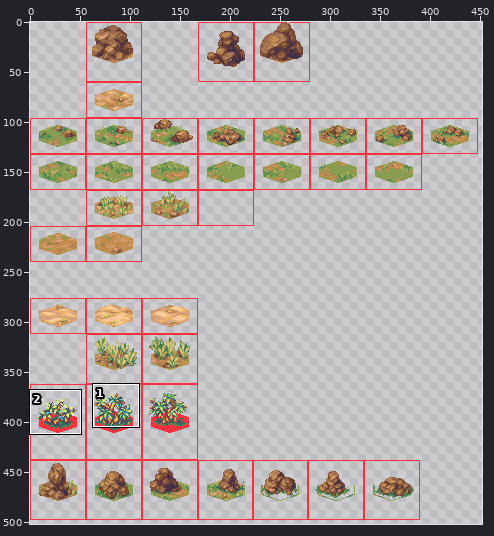
One commit to this sprite sheet: public/assets/hex-tile-experiment-tiles.png. Above, an overview of the earlier version with the close-up marked.
Close-up. Earlier state:
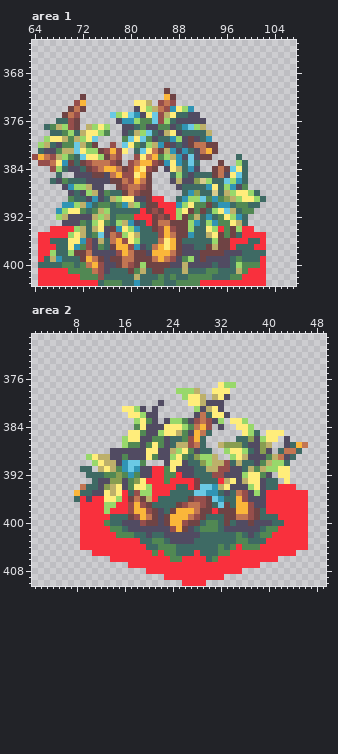
The file is 648x564 pixels. Shown: area 1: x 64..107, y 363..403; area 2: x 1..49, y 369..410. The wide view leaves out empty margins. The commit also changed other parts of the picture, which this record leaves out.
After:
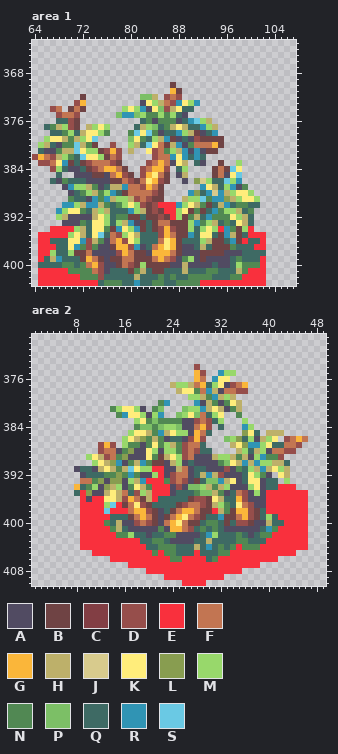
Palette (. is transparent): A #514b62  B #6f4344  C #823e44  D #964e4b  E #f9303d  F #c27552  G #fab63a  H #bdb06a  J #d8cb8d  K #ffed7b  L #889d50  M #98d86b  N #518853  P #7cbf66  Q #3e6a64  R #3094b4  S #6ac9e4
The edit:
Changed rows in their new state; - is an unchanged pixel.
Area 1:
first column x 67:
370 --------------------B---------------
371 -------------------.GB--------------
372 ---------------PPH-DFD--------------
373 --------------.AKMH--RKMR-----------
374 DF----------MKMRAKP-H-QQ------------
375 -DF-------.PRRPMNNMNM-A..-----------
376 -----------....Q-ANNN-QRSMH---------
377 ------------..-HMPQ-HKHQQRMH--------
378 ------------.NSK-N-QQRMHBAQR--------
379 ------------.P-NQMHRBAQADBBBB-------
380 ------------.MH-SKF-HR-N--FGB-------
381 ------------.H..-DFNMH-ARAB---------
382 --------------...DFFRKRQRQ.----.----
383 -------------...DFGFAKH.-A------.---
384 -------------..DFGGD.QM..-------.---
385 -------------B.DGKFB.AH....-----.---
386 --------------B-KGDB..-.--------.---
387 -------N-QHHR---GFB--....RKH--------
388 -----N--NMR---FFFDB---.---R-R-----.-
389 --------NR--MHDFDBB--.H-----R------.
390 -------RH---MK-D-D------H---H-------
391 -------HMH---RMH-----------RNMMHQ---
392 --------KM---BBQB----------N-NKMHQ--
393 -------K-M-----BQ--------N-HQ-QKHQ--
394 -------K-N-----B---------M---RNBM---
395 -------K-Q---------------KKQ-RHBQ---
396 -------HNA---------------MHB-QRB----
397 -------NAA---------------HQB--N-----
Area 2:
first column x 8:
374 --------------------D------------------
375 --------------------GD--RMM------------
376 --------------------GF-RKK-------------
377 ----------------HMMHFGQM-ADFG----------
378 -----------------HKKNFRHAFFDD----------
379 ------------------.MM-NRHMH------------
380 --------------NR---.RAHN-NKH-----------
381 ------NM-----NP---PM-R--HANH-----------
382 -------NR----MR--PMKP--M-.-N-----------
383 -------------PNNNNA----Q--..-----------
384 -----------PPNPMMPAA----Q--.R----------
385 ---------M-KHNRH-MM---------LK--HHH----
386 ----------HLNH----A--D---PML-M-HM--DFGF
387 ----DGD--------MHNDF----..HKLRRMKQQFFD.
388 ----DFF-NL---M-MMNDFD----..H--HM-FFDD.-
389 -----DFNL-----BHKMDFAAA-MMHN--MR-ND..--
390 ------LRANHRNBB-HM--AAAANPK-RHRMMHH----
391 A--A----H-KMM--AAHF---AAA--N-MHRHKMH---
392 -A-----------M-ADFF--HRH----Q-M----H---
393 -FFNL----MHR----DFDAB-PPR---Q------M---
394 GQNM---M---HN---ADAPPMHN-M-------------
395 QEL--HKHF---H---A---NPPHN--------------
396 .------HDG-------------KH--------------
397 ------S-BFK------------HMN-KF----------
398 -----S---F-------F------HN-------------
399 ----------F-----F-K-----R---G---M------
400 -------H--DFD--F-KF--------DD---H------
401 -------H------N-G-FD--Q---------R------
402 ---------M-----NN-----RM---------------
403 ----------------------H----------------
404 --------------------H-R----------------
Where, in picture pixels (left, top, right, bottom), the same in both close-ups:
changed: (80, 82, 266, 250)
changed: (50, 106, 68, 118)
changed: (74, 364, 308, 550)
